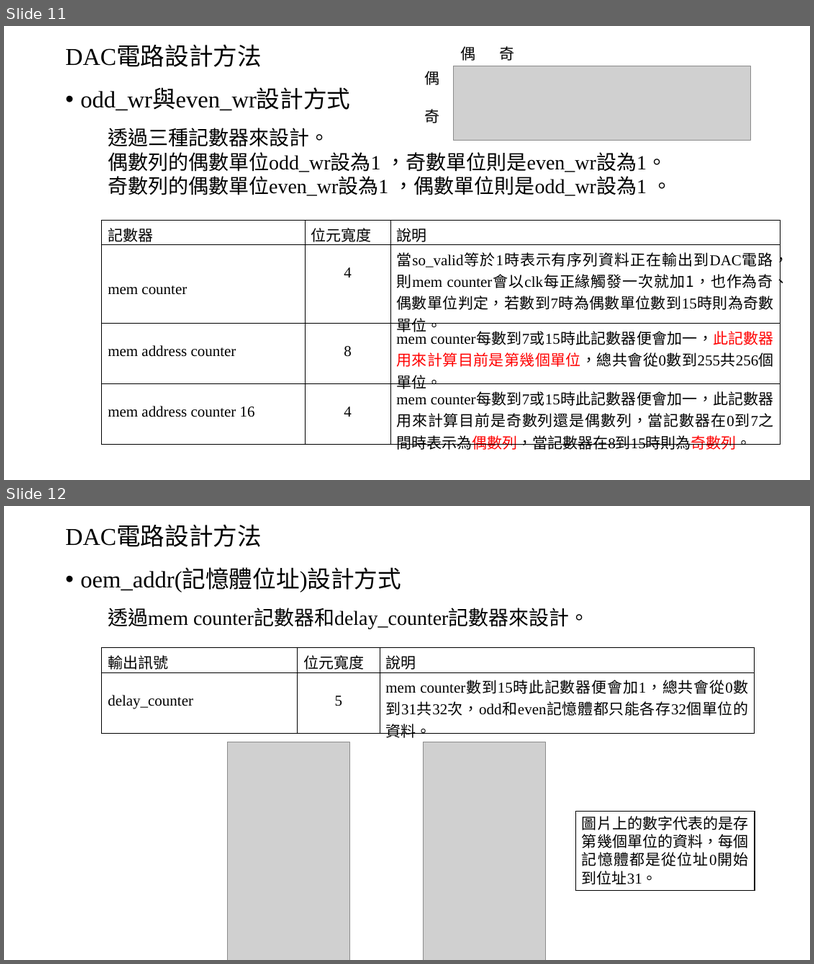
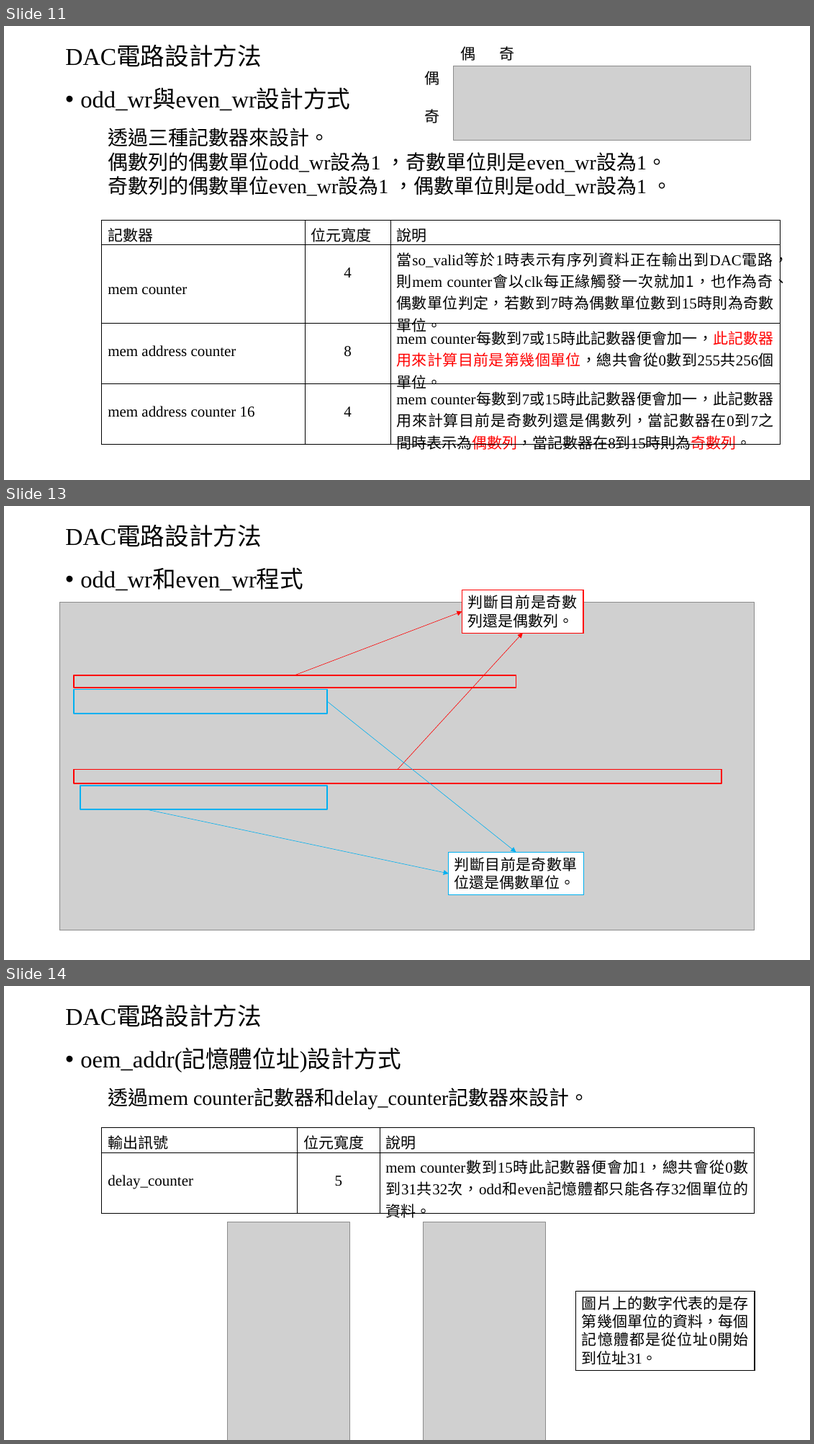
Before and after one commit to Chi-Yung/Chi-Yung, a slide deck: 報告.pptx. Shown one above the other, each under a label of ours: slides 11 and 12 before the commit, slides 11, 13 and 14 after it; the slides between them are not shown. The pictures are 814x964 and 814x1444 pixels, drawn with LibreOffice and Linux fonts; fonts in the diff are those of the drawing; grey boxes stand for pictures. Boxes give left, top, right and bottom in pixels: in the first picture for what was removed or moved away, otherwise in the second. Text is boxed around its words. In the diff, an @@ line names an element or a change of style, - is before the commit and + after.

```diff
--- a/報告.pptx
+++ b/報告.pptx
@@ slide 13 added at box(4, 506, 810, 960), background #FFFFFF @@
@@ title added at box(65, 525, 262, 547), 28.8 pt, text #000000 @@
+DAC電路設計方法
@@ text added at box(80, 569, 304, 591), 28 pt, text #000000 @@
+• odd_wr和even_wr程式
@@ rectangle added at box(463, 590, 584, 633), fill #FFFFFF, outline #FF0000 1 pt, 18 pt, text #000000 @@
+判斷目前是奇數列還是偶數列。
@@ picture added at box(59, 602, 756, 930) @@
@@ arrow added from (295, 674) to (463, 611), #FF0000 0.5 pt @@
@@ arrow added from (398, 769) to (523, 633), #FF0000 0.5 pt @@
@@ rectangle added at box(74, 674, 517, 687), outline #FF0000 1.5 pt @@
@@ rectangle added at box(74, 690, 327, 713), outline #00B0F0 1.5 pt @@
@@ arrow added from (328, 701) to (517, 852), #00B0F0 0.5 pt @@
@@ rectangle added at box(74, 769, 721, 783), outline #FF0000 1.5 pt @@
@@ rectangle added at box(80, 785, 328, 810), outline #00B0F0 1.5 pt @@
@@ arrow added from (147, 809) to (449, 873), #00B0F0 0.5 pt @@
@@ rectangle added at box(449, 852, 584, 895), fill #FFFFFF, outline #00B0F0 1 pt, 18 pt, text #000000 @@
+判斷目前是奇數單位還是偶數單位。
@@ what was slide 12 is now slide 14 @@
```
Also in this commit, not shown: 3 slides changed, 1 other slide added.
